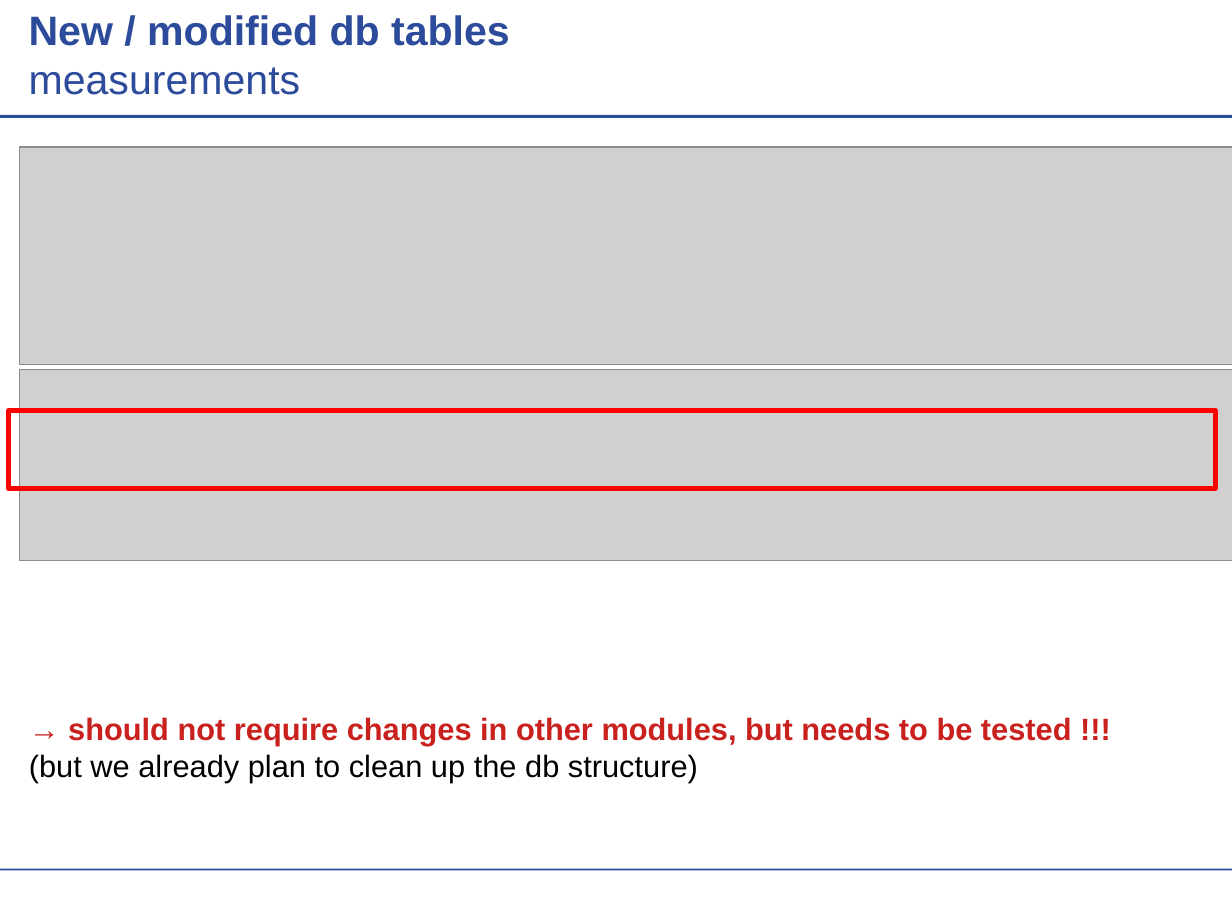
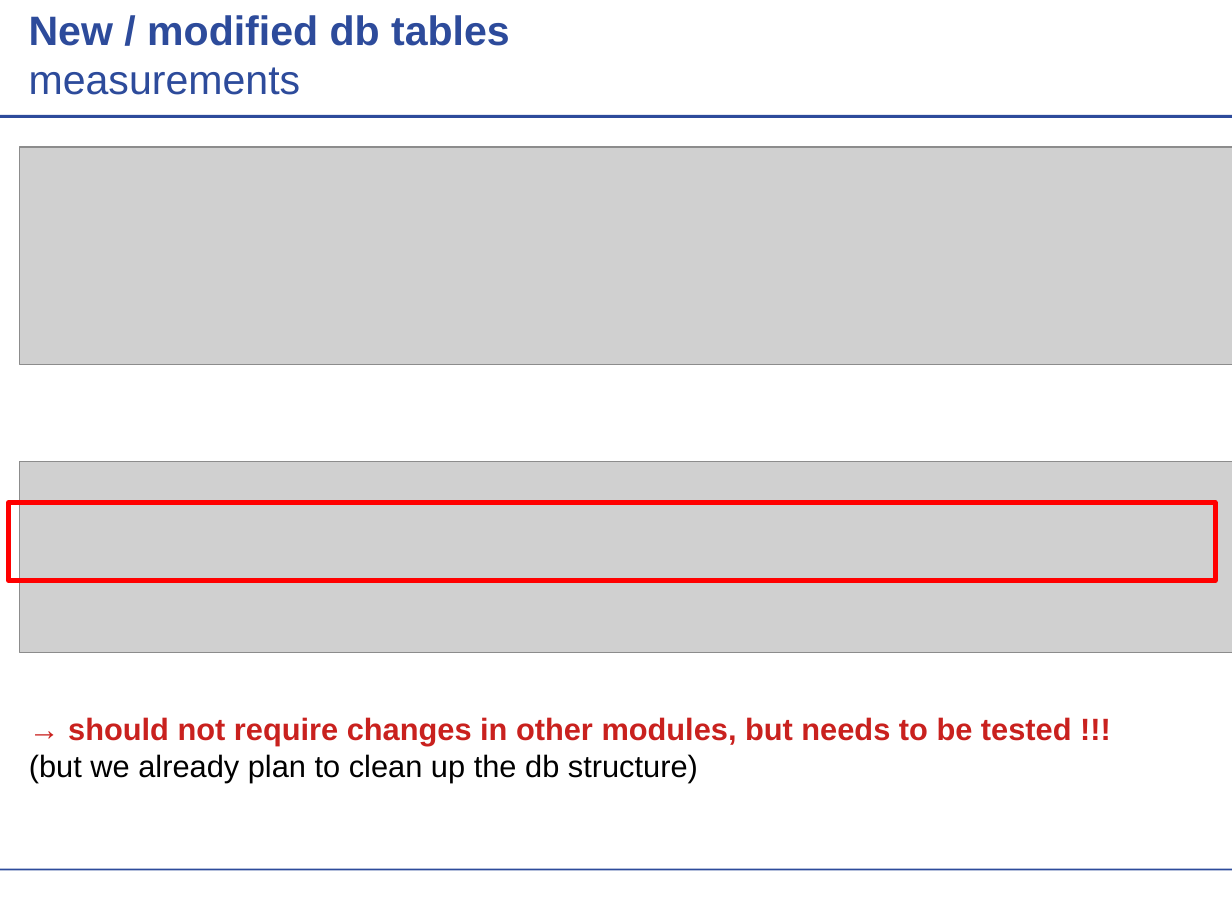
Before and after one commit to actris-scc/ELDAmwl, a slide deck: slide 11 of ELDAmwl.odp. Drawn at 1232x924 pixels with LibreOffice and Linux fonts; fonts in the diff are those of the drawing; grey boxes stand for pictures; background and template pictures are left out. Boxes give left, top, right and bottom in pixels: in the first picture for what was removed or moved away, otherwise in the second. Text is boxed around its words. In the diff, an @@ line names an element or a change of style, - is before the commit and + after.

```diff
--- a/ELDAmwl.odp
+++ b/ELDAmwl.odp
@@ picture: place and size @@
-picture at bbox=[20, 370, 1232, 561]
+picture at bbox=[20, 462, 1232, 653]
@@ rectangle: place and size @@
-rectangle at bbox=[9, 410, 1215, 488]
+rectangle at bbox=[9, 503, 1215, 580]
```
Also in this commit, not shown: 2 other slides changed, 1 other file.
